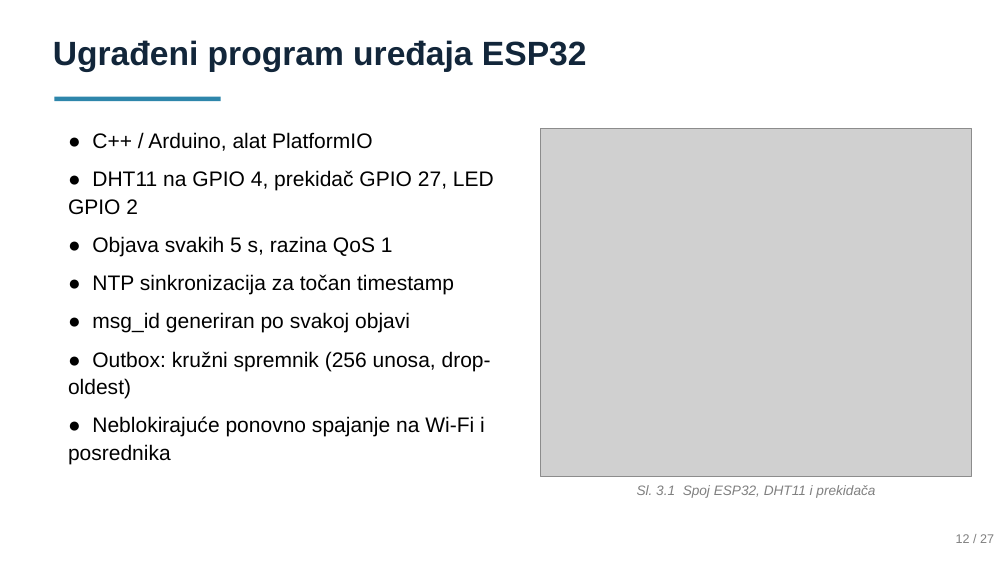
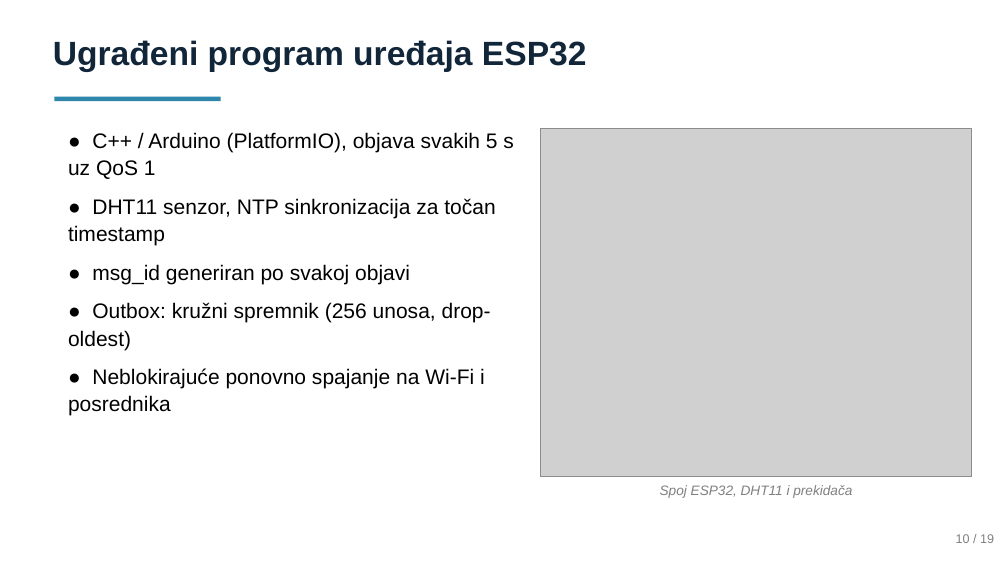
Before and after one commit to LukaIvekovic/iot-telemtry-processing, a slide deck: slide 10 of Prezentacija.pptx (slide 11 before the commit). Drawn at 1008x567 pixels with LibreOffice and Linux fonts; fonts in the diff are those of the drawing; grey boxes stand for pictures. Boxes give left, top, right and bottom in pixels: in the first picture for what was removed or moved away, otherwise in the second. Text is boxed around its words. In the diff, an @@ line names an element or a change of style, - is before the commit and + after.

```diff
--- a/Prezentacija.pptx
+++ b/Prezentacija.pptx
@@ text at (x1=68, y1=132, x2=514, y2=246): text changed @@
-● C++ / Arduino, alat PlatformIO
-● DHT11 na GPIO 4, prekidač GPIO 27, LED GPIO 2
-● Objava svakih 5 s, razina QoS 1
-● NTP sinkronizacija za točan timestamp
+● C++ / Arduino (PlatformIO), objava svakih 5 s uz QoS 1
+● DHT11 senzor, NTP sinkronizacija za točan timestamp
@@ text at (x1=660, y1=485, x2=852, y2=498): text changed @@
-Sl. 3.1 Spoj ESP32, DHT11 i prekidača
+Spoj ESP32, DHT11 i prekidača
@@ text at (x1=956, y1=534, x2=994, y2=543): text changed @@
-12 / 27
+10 / 19
```
Also in this commit, not shown: 16 other slides changed, 1 slide added, 7 slides removed.
